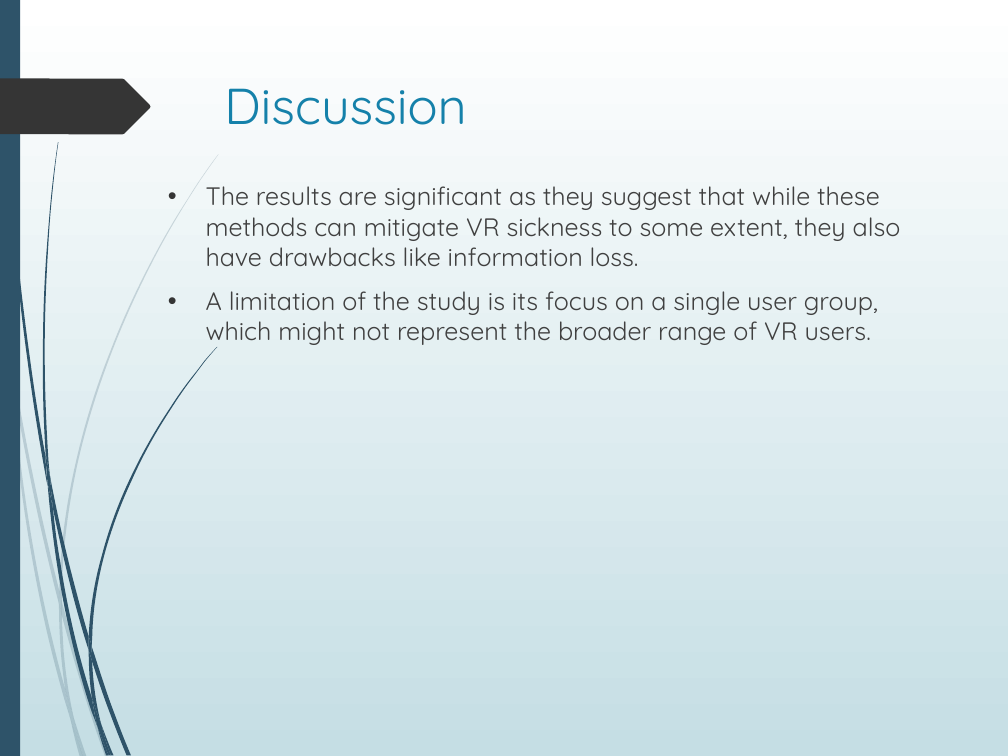
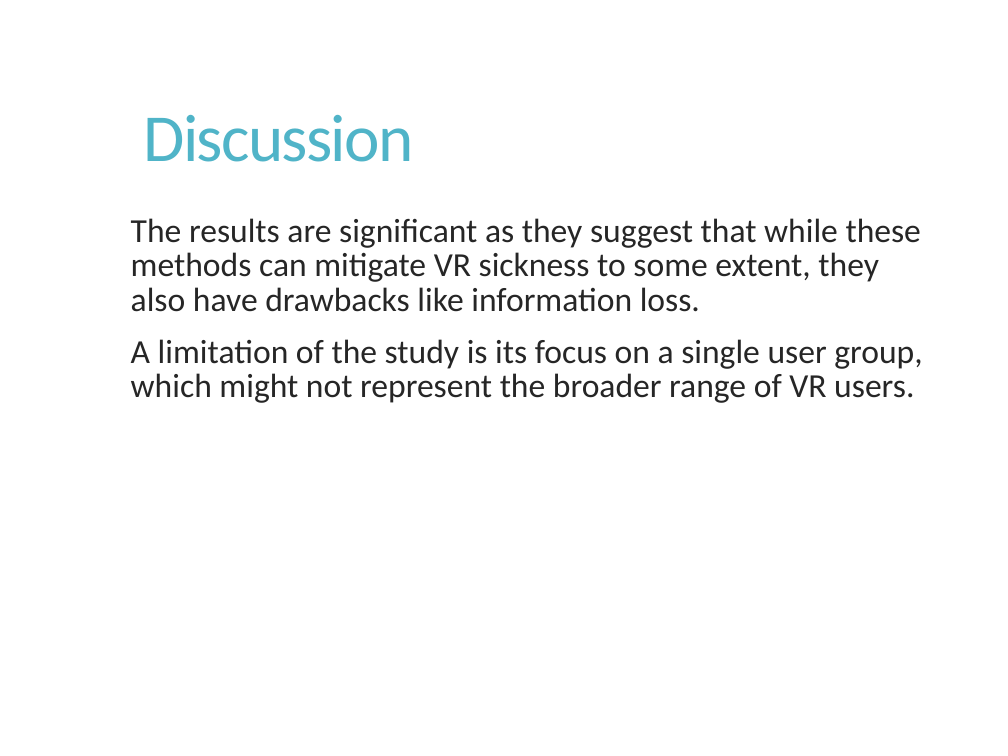
Before and after one commit to Akash3121/3D, a slide deck: slide 17 of Paper-Presentation/Akash - VR_Sickness_Mitigation_Methods_Presentation.pptx (slide 16 before the commit). Drawn at 1008x756 pixels with LibreOffice and Linux fonts; fonts in the diff are those of the drawing; background and template pictures are left out. Boxes give left, top, right and bottom in pixels: in the first picture for what was removed or moved away, otherwise in the second. Text is boxed around its words. In the diff, an @@ line names an element or a change of style, - is before the commit and + after.

```diff
--- a/Paper-Presentation/Akash - VR_Sickness_Mitigation_Methods_Presentation.pptx
+++ b/Paper-Presentation/Akash - VR_Sickness_Mitigation_Methods_Presentation.pptx
@@ background gradient #FFFFFF to #C5DEE5 to picture (left out) @@
@@ rectangle removed at (x1=0, y1=0, x2=20, y2=756) @@
@@ freeform shape removed at (x1=0, y1=79, x2=150, y2=135) @@
@@ title "Discussion" moved from (x1=224, y1=88, x2=466, y2=125) to (x1=143, y1=115, x2=413, y2=162) @@
@@ title "Discussion" at (x1=143, y1=115, x2=413, y2=162): size 36 to 48 pt, font Quicksand to Calibri, text colour #1581AA to #50B4C8, letter spacing 0 to -1.2 pt; line spacing 1 to 0.9; vertical alignment top to middle @@
@@ text "The results are significant as ..." moved from (x1=206, y1=186, x2=901, y2=345) to (x1=131, y1=218, x2=922, y2=403) @@
@@ text "The results are significant as ..." at (x1=131, y1=218, x2=922, y2=403): size 18 to 24 pt, font Quicksand to Calibri, text colour #404040 to #262626; bullet • to  ; line spacing 1 to 0.85; more space between paragraphs @@
@@ group removed at (x1=0, y1=154, x2=219, y2=756): 10 freeform shapes @@
@@ group removed at (x1=2, y1=0, x2=218, y2=756): 12 freeform shapes @@
```
Also in this commit, not shown: 17 other slides changed, 1 slide added.
